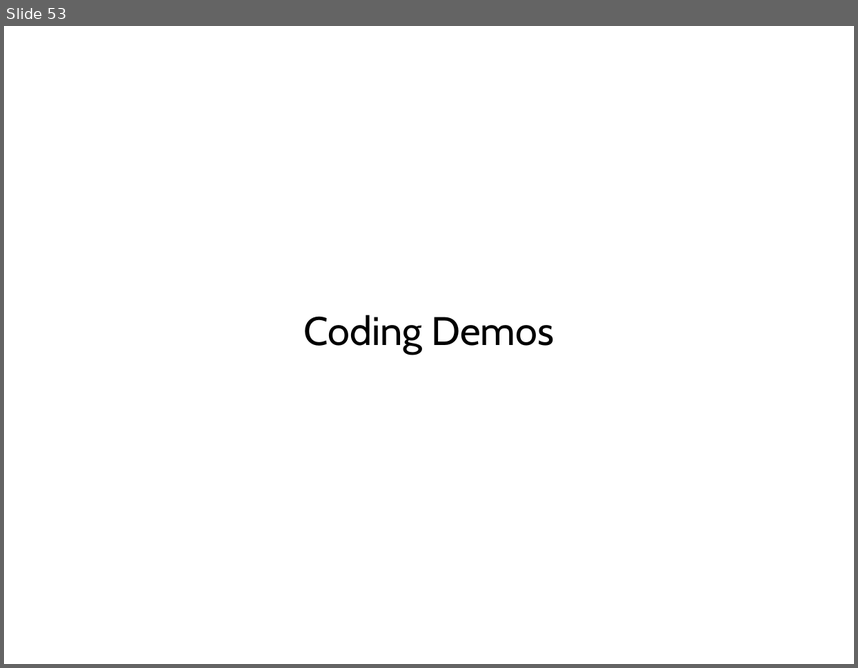
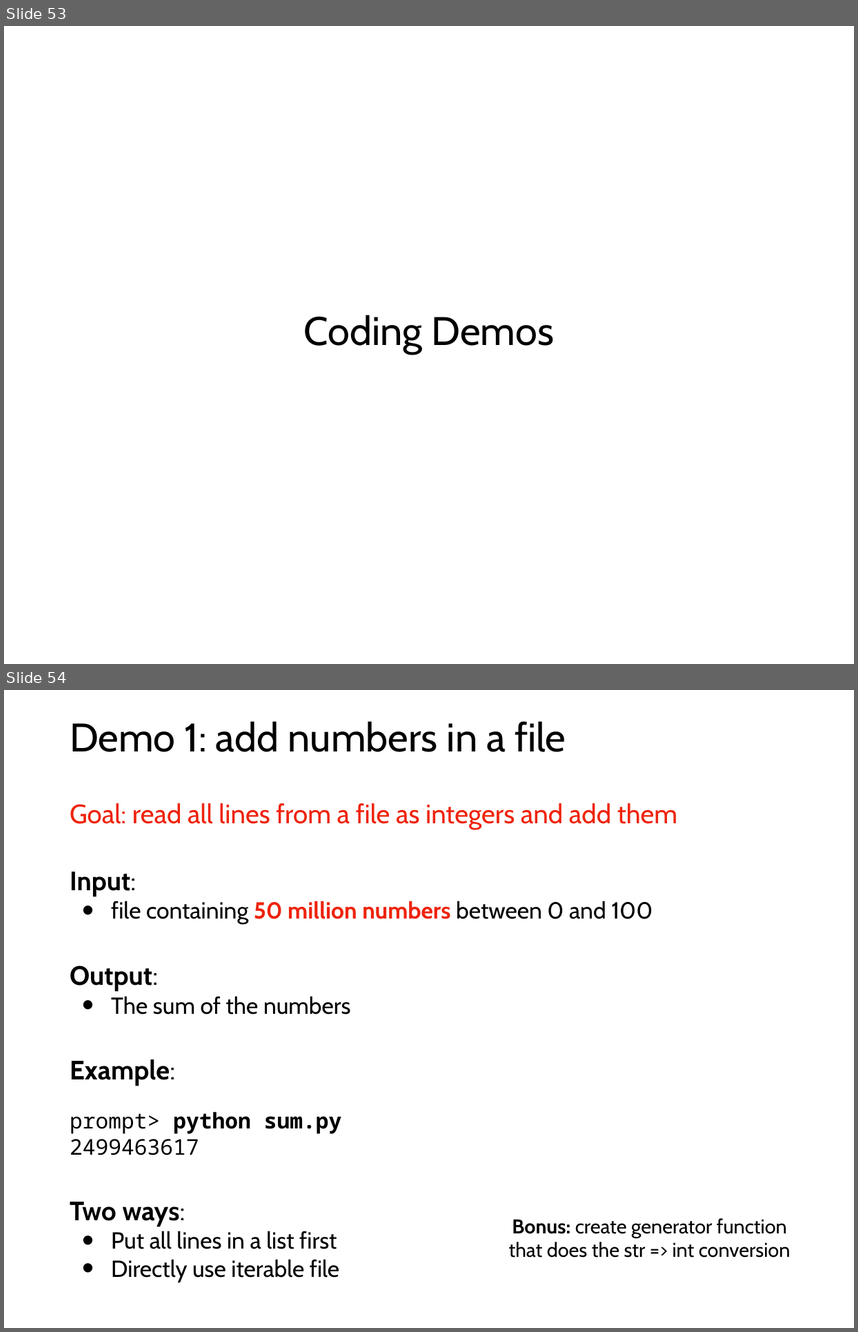
Before and after one commit to tylerharter/caraza-harter-com, a slide deck: tyler/meena/cs220/s21/materials/lec_27_S21.pptx. Shown one above the other, each under a label of ours: slide 53 before the commit, slides 53 and 54 after it. The pictures are 858x668 and 858x1332 pixels, drawn with LibreOffice and Linux fonts; fonts in the diff are those of the drawing. Boxes give left, top, right and bottom in pixels: in the first picture for what was removed or moved away, otherwise in the second. Text is boxed around its words. In the diff, an @@ line names an element or a change of style, - is before the commit and + after.

```diff
--- a/tyler/meena/cs220/s21/materials/lec_27_S21.pptx
+++ b/tyler/meena/cs220/s21/materials/lec_27_S21.pptx
@@ slide 54 added at bbox=[4, 690, 854, 1328], background #FFFFFF @@
@@ title added at bbox=[70, 721, 566, 752], 48 pt, text #000000 @@
+Demo 1: add numbers in a file
@@ text added at bbox=[70, 803, 677, 1282], 28 pt, text #000000 @@
+          Goal: read all lines from a file as integers and add them
+          Input:
+• file containing 50 million numbers between 0 and 100
+          Output:
+• The sum of the numbers
+          Example:
+          prompt> python sum.py
+          2499463617
+          Two ways:
+• Put all lines in a list first
+• Directly use iterable file
@@ text added at bbox=[509, 1218, 791, 1257], 24 pt, text #000000 @@
+Bonus: create generator function
+that does the str => int conversion
```
Also in this commit, not shown: 2 slides changed, 1 other slide added, 4 other files.
